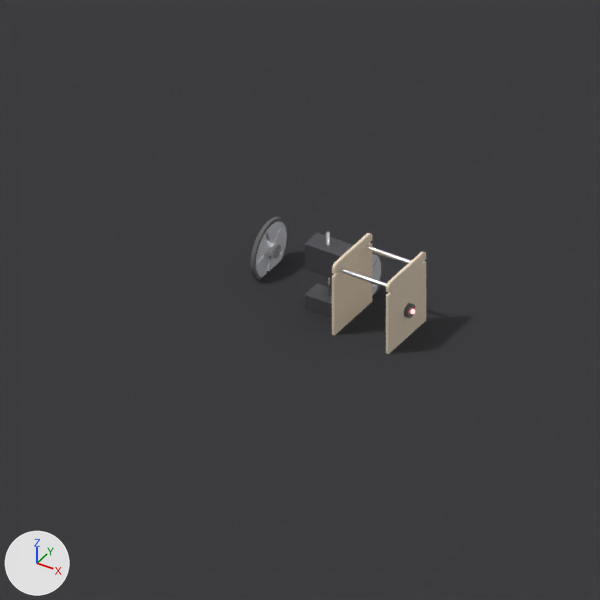
What one commit did to the Blender file blender-project/renders/inverted_pendulum_simulation.blend.
Camera for both pictures: the file's camera 'Studio_Camera_Isometric'. The lights are fixed; the arrows at lower left show +X, +Y and +Z. The first picture is the older version. Both versions are drawn at frame 85 of the action 'Tamiya_Inverted_PendulumAction'; the numbers are the values there.

The first picture shows 'Balsa_Lower_Deck', 'Balsa_Upper_Deck', 'Dynamixel_XL330_Left', 'Ground_Plane', 'Left_Wheel_Rim' and 10 more.
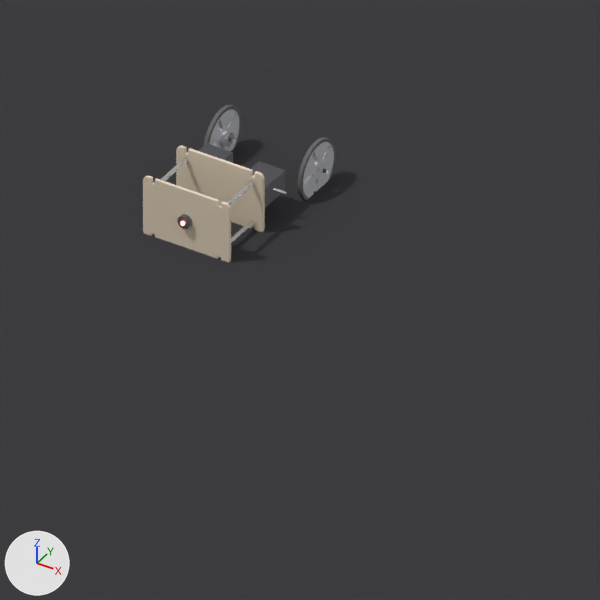
ob_tamiya_inverted_pendulum is not drawn itself; it is the parent of ob_chassis_pivot, ob_wheel_assembly_left, ob_wheel_assembly_right.
ob_chassis_pivot is not drawn itself; it is the parent of ob_dynamixel_xl330_left, ob_poly_motor_mount_left, ob_dynamixel_xl330_right, ob_poly_motor_mount_right, ob_hex_axle_100mm, ob_balsa_lower_deck, ob_balsa_upper_deck, ob_standoff_lb.

Where the change shows, as pixel boxes [x1, y1, x2, y2] in the pictures (600 x 600 px):
'Balsa_Upper_Deck', moved, turned
    before: [386, 252, 426, 354]
    after: [143, 176, 231, 262]
'Balsa_Lower_Deck', moved, turned
    before: [332, 233, 372, 335]
    after: [176, 145, 265, 232]
'Left_Wheel_Rim', moved
    before: [256, 222, 287, 277]
    after: [209, 109, 239, 151]
'Dynamixel_XL330_Left', moved, turned
    before: [305, 233, 351, 279]
    after: [199, 143, 233, 163]
'Dynamixel_XL330_Right', moved, turned
    before: [305, 283, 332, 319]
    after: [251, 161, 285, 208]
'Right_Wheel_Rim', moved
    before: [372, 254, 381, 296]
    after: [303, 142, 334, 198]
'Tamiya_55mm_Left_Wheel_Tread', moved
    before: [250, 217, 289, 280]
    after: [204, 105, 241, 149]
'Tamiya_55mm_Right_Wheel_Tread', moved (mostly hidden before)
    before: [372, 252, 383, 293]
    after: [297, 137, 336, 200]
'Standoff_LF', moved, turned
    before: [365, 245, 411, 264]
    after: [160, 157, 188, 181]
'Sensor_Cap', moved, turned
    before: [404, 303, 415, 318]
    after: [177, 214, 192, 229]
'Standoff_LB', moved, turned (not visible afterwards)
    before: [340, 268, 387, 288]
'Motor_Horn_Boss_Left', moved
    before: [272, 244, 281, 259]
    after: [224, 132, 234, 146]
'Hex_Axle_100mm', moved, turned
    before: [326, 231, 330, 296]
    after: [273, 188, 287, 195]
'Wheel_Hub_Adapter_Left', moved
    before: [267, 242, 279, 259]
    after: [220, 129, 232, 147]
'Standoff_RF', moved, turned (not visible before)
    after: [227, 180, 255, 205]
'Standoff_RB', moved, turned (not visible before)
    after: [231, 220, 255, 244]
'Right_Wheel_Hub', moved (not visible before)
    after: [315, 163, 322, 177]
'LED_Indicator', moved, turned
    before: [411, 309, 415, 314]
    after: [180, 221, 185, 226]
'Poly_Motor_Mount_Left', moved, turned (not visible afterwards)
    before: [339, 245, 353, 258]

Edits to the bpy script that builds the scene:
```text
Change ob_tamiya_inverted_pendulum:
    ob_tamiya_inverted_pendulum.location: (121.8, 0.0, 0.0) -> (0.0, 121.8, 0.0)
Change ob_chassis_pivot:
    ob_chassis_pivot.rotation_euler: (0.0, 1.571, 0.0) -> (1.571, 0.0, 0.0)  # degrees (0, 90, 0) -> degrees (90, 0, 0)
```
